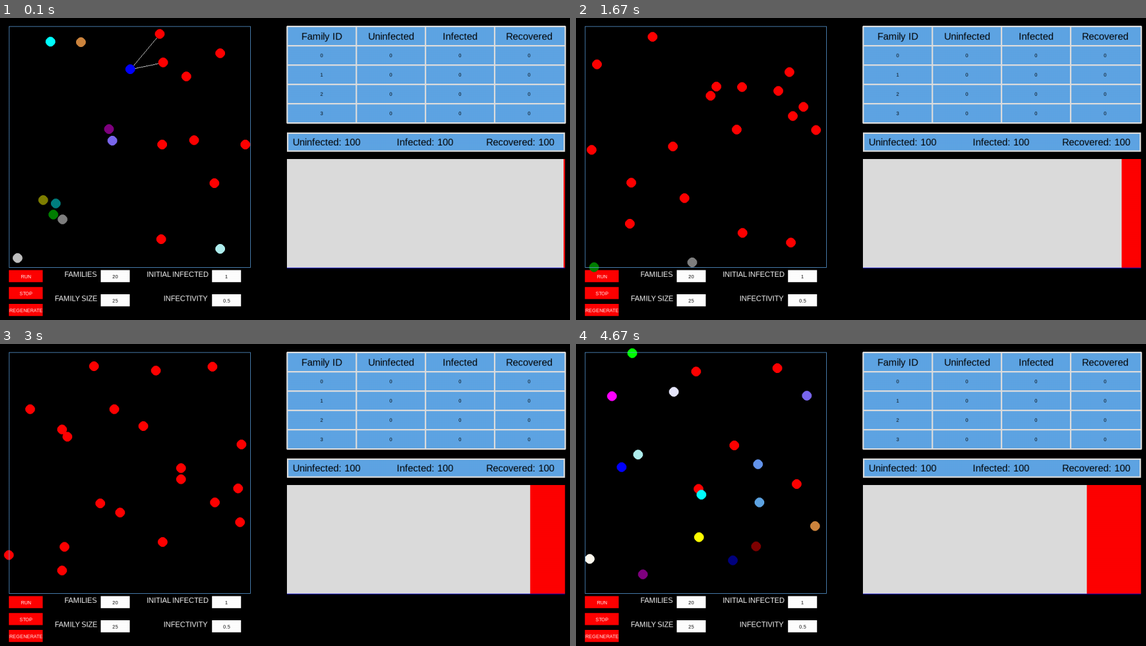
Above: before the commit, frames 1-4 (two rows, left to right).
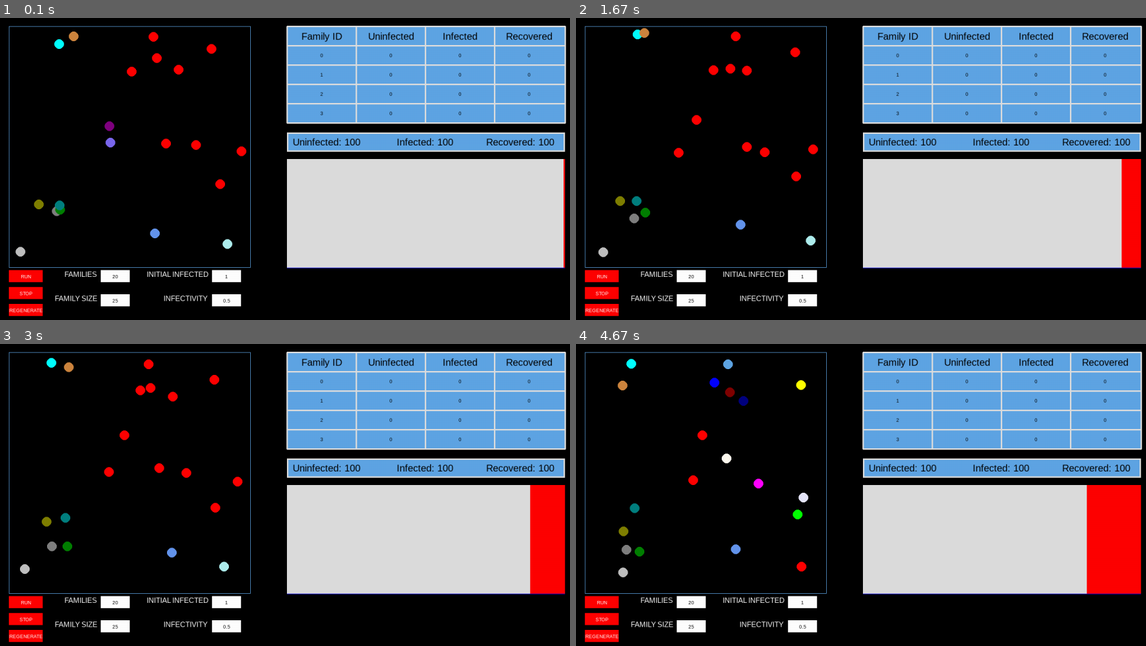
Above: after the commit, the same moments.

Repository: linyirun/EpidemicSimulator
Game: pygame game, started from main.py
Two runs of this game, one before a commit and one after it. Both use one fixed random seed, a clock stepped at 60 frames per second and the inputs below.
Inputs (mouse positions are in pixels of both pictures, inside the frame that each line leads up to):
- Up to frame 1 (0.1 s): no input
- Up to frame 2 (1.67 s): click "RUN" at 0.4 s; click (644, 138) at 0.73 s; click "1" at 1.07 s; click (667, 244) at 1.4 s
- Up to frame 3 (3 s): click "25" at 2.3 s; click (342, 416) at 2.63 s
- Up to frame 4 (4.67 s): click "20" at 3.53 s; click (946, 534) at 3.87 s

The runs differ from the first frame. In frame 1, 1.5% of the frame differs, in the area x 2-44%, y 3-82%; in frame 2, 1.8%; in frame 3, 1.8%; in frame 4, 1.8%, in the area x 1-43%, y 1-79%.

Commit message:
brownian done

Diff:
--- a/person_edge.py
+++ b/person_edge.py
@@ -58,54 +58,32 @@
         moving_value = moving_distance / 2**0.5
         direction = [-1, 1]
         self.move = [int(random.choice(direction)*moving_value), int(random.choice(direction)*moving_value)]
+        self.speed = 96
+        self.frames_per_second = 24
 
-    def make_move_brownian(self) -> None:
+    def make_move(self) -> None:
         """Makes random moves for person in a Brownian motion by updating location"""
-        if self.infection_frame == 0:
-            self.infection_frame = 1
-        else:
-            self.infection_frame += 1
-
-            # Only move once per frame
-        if self.infection_frame % self.frames_per_second != 0:
-            return
-
-
         x, y = self.location
         dx, dy = random.uniform(-1, 1), random.uniform(-1, 1)
+        magnitude = (dx ** 2 + dy ** 2) ** 0.5  # magnitude of movement vector
+        if magnitude == 0:
+            dx, dy = dx / magnitude, dy / magnitude  # normalize the vector to a unit vector
         distance_moved = self.speed / self.frames_per_second
-        last_dx, last_dy = dx * distance_moved, dy * distance_moved
-        x += last_dx
-        y += last_dy
+        dx, dy = dx * distance_moved, dy * distance_moved  # multiply by distance moved
+        x += dx
+        y += dy
         # Make the person bounce off the borders
-        if x < 0:
-            x = -x
-        elif x > 500:
-            x = 1000 - x
-        if y < 0:
-            y = -y
-        elif y > 500:
-            y = 1000 - y
-        self.last_move = [last_dx, last_dy]
-        self.location = [int(x), int(y)]
+        if x < 10:
+            x = 10 + (10 - x)
+        elif x > 490:
+            x = 980 - x
+        if y < 10:
+            y = 10 + (10 - y)
+        elif y > 490:
+            y = 980 - y
+        self.last_move = [dx, dy]
+        self.location = [x, y]
         # self.last_move_time = time.time()
-
-    def make_move(self):
-        next_x = self.location[0] + self.move[0]
-        next_y = self.location[1] + self.move[1]
-        if next_x > 500:
-            self.move[0] = -self.move[0]
-            next_x = 500 - (next_x-500)
-        if next_x < 0:
-            self.move[0] = -self.move[0]
-            next_x = -next_x
-        if next_y > 500:
-            self.move[1] = -self.move[1]
-            next_y = 500 - (next_y-500)
-        if next_y < 0:
-            self.move[1] = -self.move[1]
-            next_y = -next_y
-        self.location[0], self.location[1] = next_x, next_y
 
     def create_close_contact_edge(self, person: Person):
         """
@@ -126,7 +104,7 @@
 
     def infect(self, close_contact_distance: int) -> Optional[Person]:
         if (self.person1.state is INFECTED and self.person2 is not INFECTED) or (
-                self.person1.state is not INFECTED and self.person2 is INFECTED):
+            self.person1.state is not INFECTED and self.person2 is INFECTED):
             if self.relation is FAMILY:
                 if random.random() < 0.05:
                     return self.get_infected_person()
